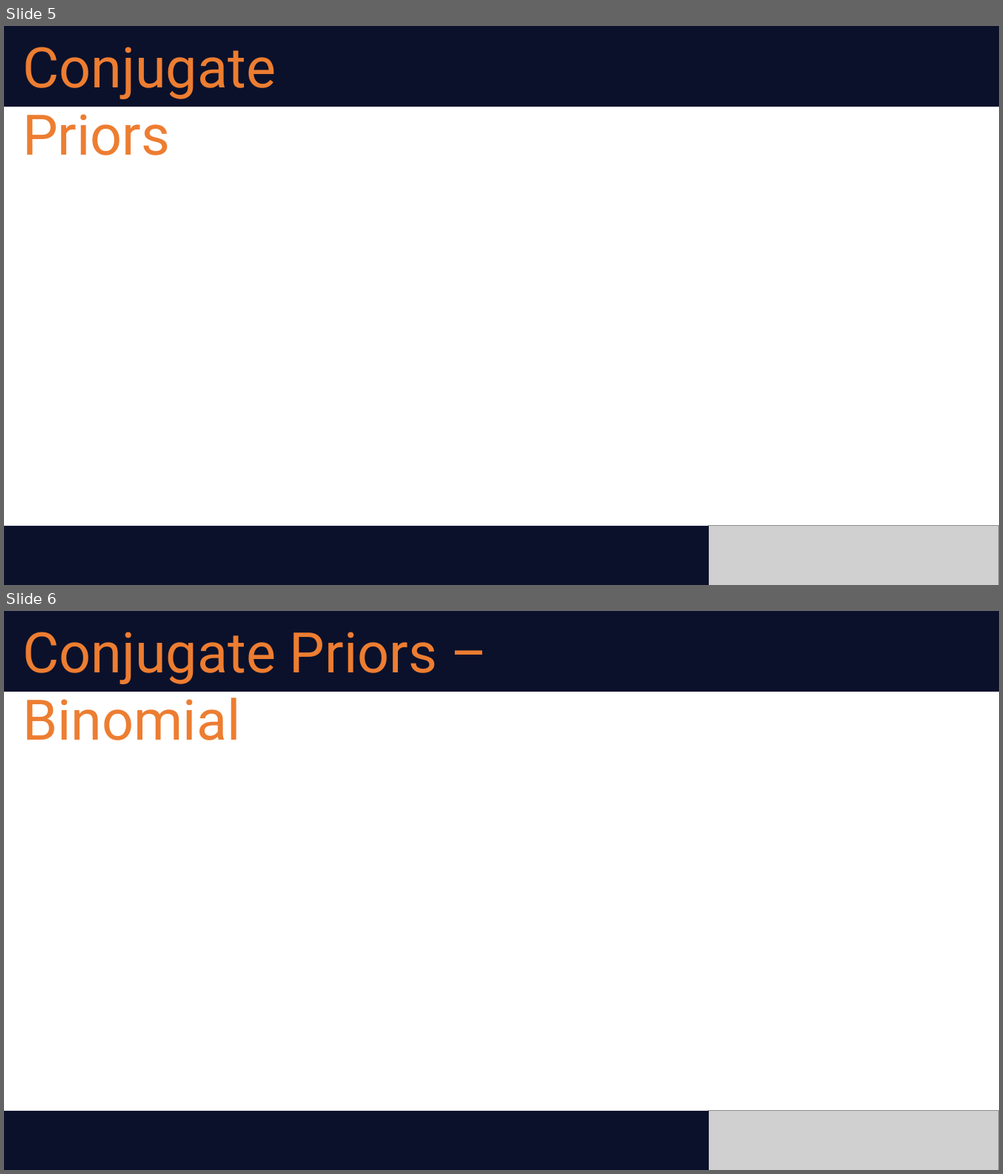
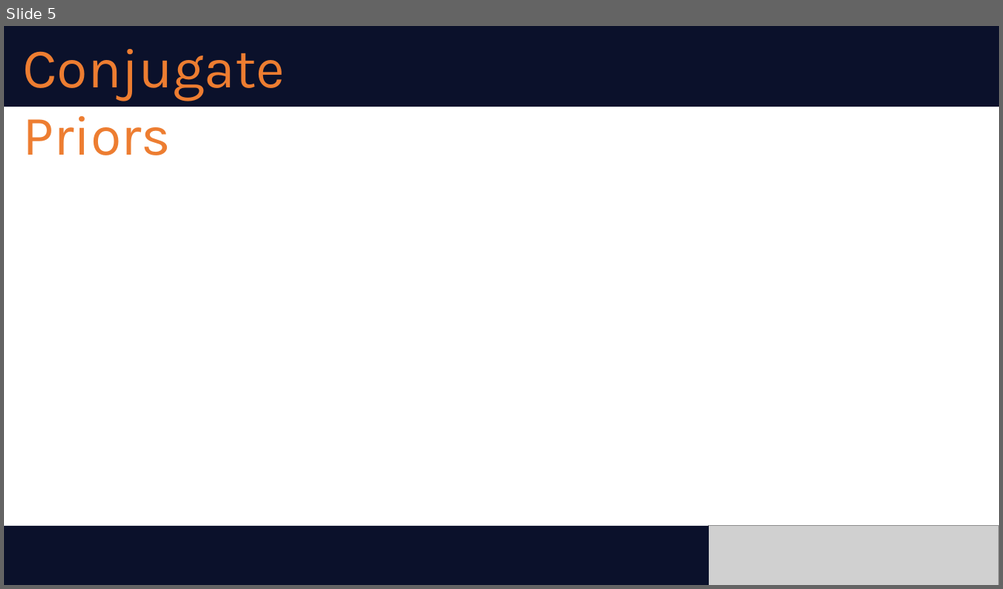
Before and after one commit to abogdan22/ds-6040, a slide deck: slides/module2.pptx. Shown one above the other, each under a label of ours: slides 5 and 6 before the commit, slide 5 after it. The pictures are 1003x1174 and 1003x589 pixels, drawn with LibreOffice and Linux fonts; fonts in the diff are those of the drawing; grey boxes stand for pictures. Boxes give left, top, right and bottom in pixels: in the first picture for what was removed or moved away, otherwise in the second. Text is boxed around its words. In the diff, an @@ line names an element or a change of style, - is before the commit and + after.

```diff
--- a/slides/module2.pptx
+++ b/slides/module2.pptx
@@ slide 6 removed at [4, 611, 999, 1170], background #FFFFFF @@
@@ rectangle removed at [4, 611, 999, 692] @@
@@ text removed at [22, 632, 437, 741] @@
-Conjugate Priors – Binomial
@@ rectangle removed at [4, 1112, 708, 1170] @@
@@ picture removed at [708, 1112, 999, 1170] @@
@@ slide 5 changed as well @@
@@ text "Conjugate Priors" at [22, 49, 284, 156]: font Roboto to Karla @@
```
Also in this commit, not shown: 14 other slides changed, 1 slide added, 2 other slides removed, 1 other file.
